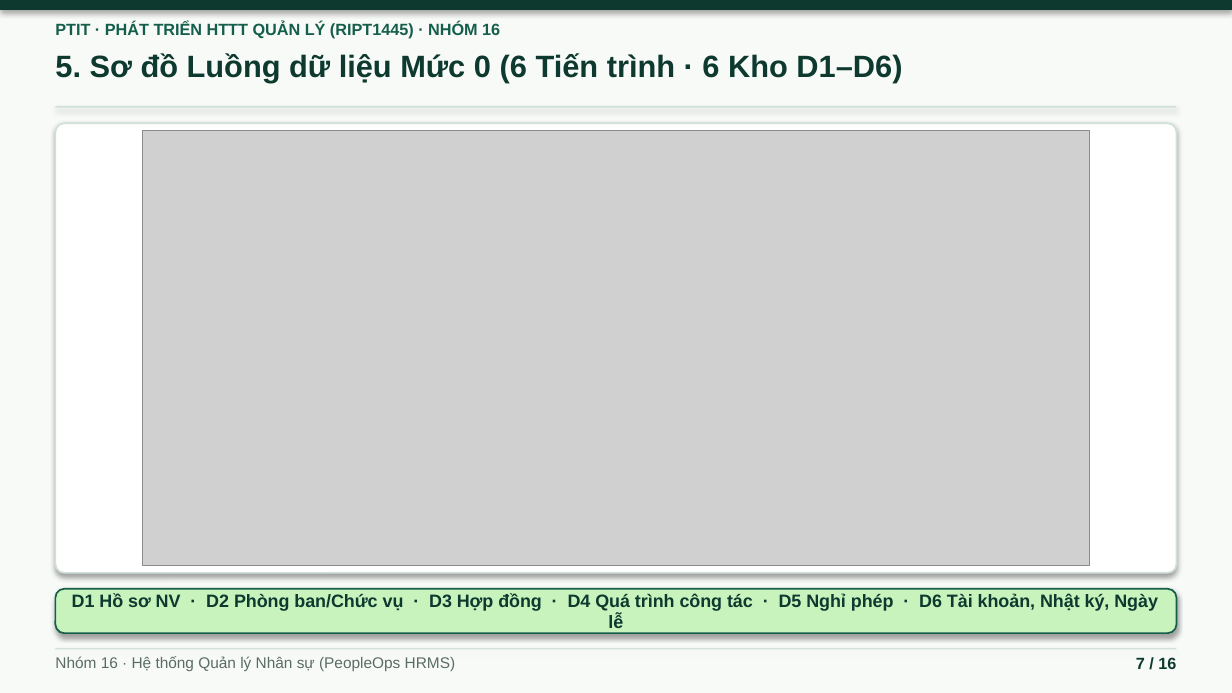
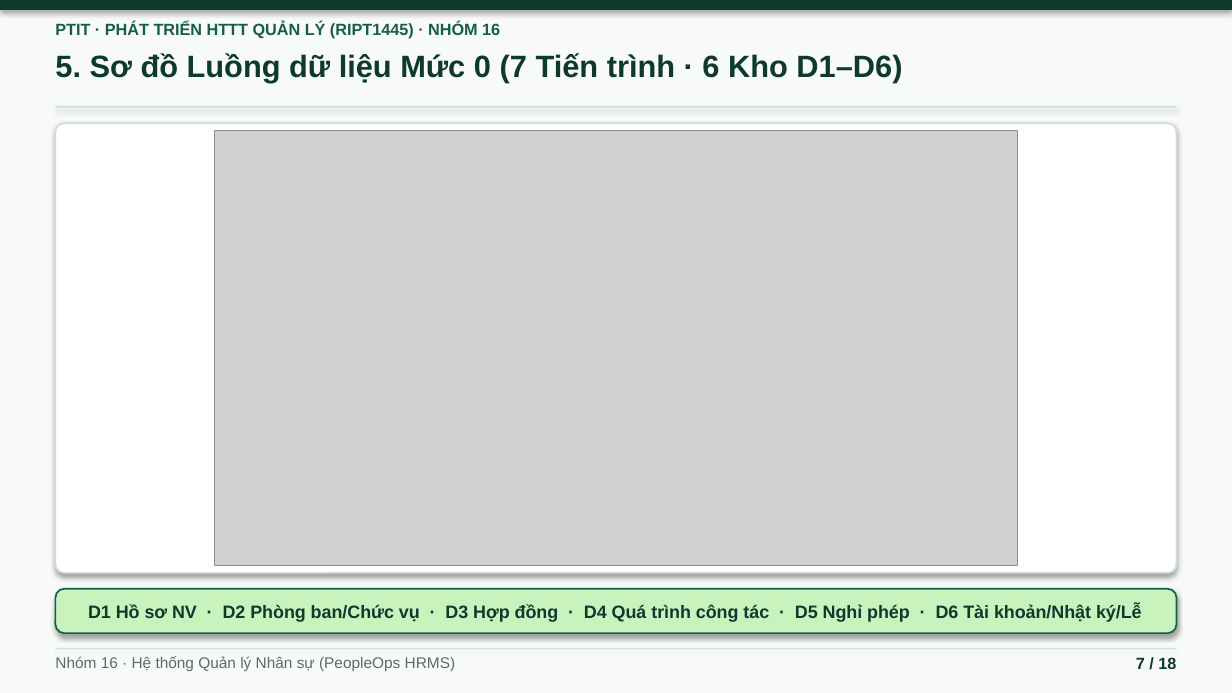
Before and after one commit to ninhduo263/human-resource-management-system, a slide deck: slide 7 of bao-cao/BAO_CAO_HTTTQL_Nhom16.pptx. Drawn at 1232x693 pixels with LibreOffice and Linux fonts; fonts in the diff are those of the drawing; grey boxes stand for pictures. Boxes give left, top, right and bottom in pixels: in the first picture for what was removed or moved away, otherwise in the second. Text is boxed around its words. In the diff, an @@ line names an element or a change of style, - is before the commit and + after.

Commit message:
feat: thông báo realtime, lịch nghỉ phép, xuất Excel/PDF, trợ lý HR (nhóm 7.0)
- Thông báo thời gian thực (SSE) + chuông thông báo + Dashboard "Việc cần xử lý & cảnh báo"
  (cảnh báo suy ra từ dữ liệu đã lọc theo quyền, không thêm bảng ERD)
- Tab Lịch nghỉ phép theo tháng, cảnh báo trùng lịch khi duyệt đơn
- Xuất Excel (.xlsx), PDF theo mẫu, in hợp đồng lao động
- Trợ lý HR có phân quyền: Claude (ANTHROPIC_API_KEY) hoặc chế độ ngoại tuyến;
  chỉ đọc dữ liệu theo vai trò, ghi nhật ký, giới hạn tần suất
- Sơ đồ: BFD thêm nhóm 7 (28 chức năng), DFD ngữ cảnh/mức 0 thêm 7.0 và Dịch vụ AI,
  thêm DFD mức 1 (7.0), Use Case thêm gói 7.0
- Cập nhật báo cáo .docx (mục 2.5.7, 3.3.8, 3.10, 5.5.10, mục lục tự sinh) và slide .pptx (18 slide)
- Tài liệu features-docs/07

```diff
--- a/bao-cao/BAO_CAO_HTTTQL_Nhom16.pptx
+++ b/bao-cao/BAO_CAO_HTTTQL_Nhom16.pptx
@@ text at bbox=[55, 53, 902, 83]: text changed @@
-5. Sơ đồ Luồng dữ liệu Mức 0 (6 Tiến trình · 6 Kho D1–D6)
+5. Sơ đồ Luồng dữ liệu Mức 0 (7 Tiến trình · 6 Kho D1–D6)
@@ picture: place and size @@
-picture at bbox=[143, 131, 1090, 565]
+picture at bbox=[214, 131, 1018, 565]
@@ text in rounded rectangle at bbox=[88, 604, 1142, 622]: text changed @@
-D1 Hồ sơ NV · D2 Phòng ban/Chức vụ · D3 Hợp đồng · D4 Quá trình công tác · D5 Nghỉ phép · D6 Tài khoản, Nhật ký, Ngày lễ
+D1 Hồ sơ NV · D2 Phòng ban/Chức vụ · D3 Hợp đồng · D4 Quá trình công tác · D5 Nghỉ phép · D6 Tài khoản/Nhật ký/Lễ
```
Also in this commit, not shown: 14 other slides changed, 2 slides added, 31 other files.
